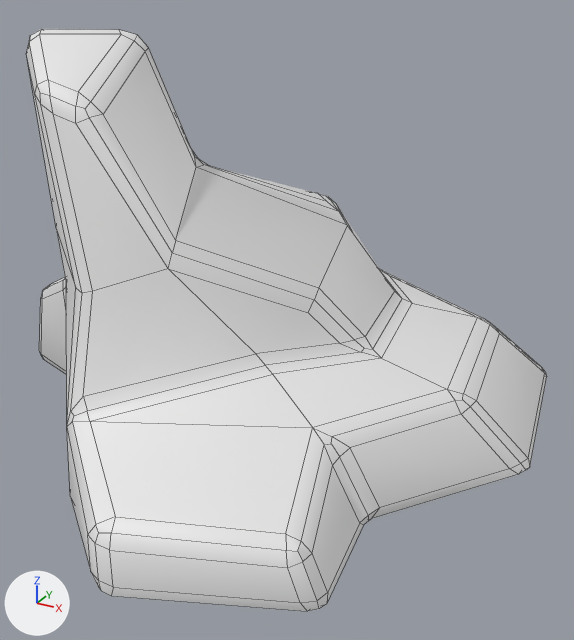
The FBX model Assets/Environment/Props/Stones/Normal Rocks V1 FBX/Models/NormalRock8.fbx as it was, and as the next commit left it.
Both versions are drawn from a 50 mm lens placed at (1.24, -2.07, 1.37), pointed at (0.13, -0.06, 0.36). The lights are fixed; the arrows at lower left show +X, +Y and +Z. The first picture is the older version. Mesh edges are drawn as thin lines.

In view in the first picture: 'NormalRock8'.
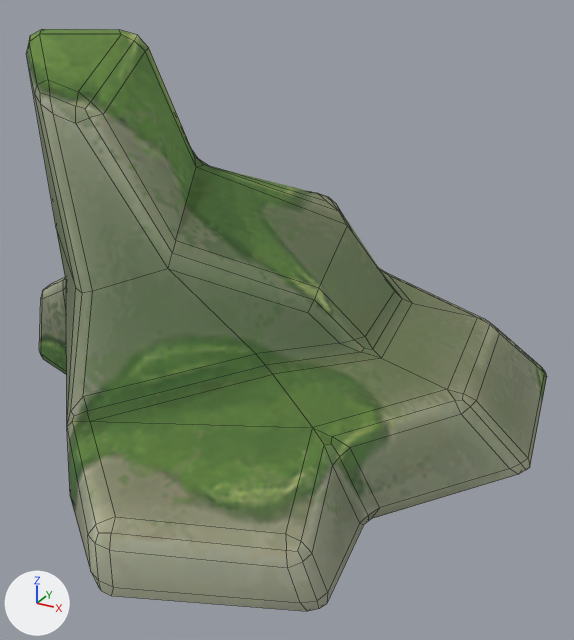
Where the newer file only moved an object's origin or applied its transform, the numbers keep the older frame.

Changed parts and their boxes [x1, y1, x2, y2] in the pictures (574 x 640 px):
'NormalRock8', recoloured (white to green): [26, 29, 547, 611] in both

What changed in the scene script:
```text
Add img_final_mossy_rocks_basecolor_png:
    img_final_mossy_rocks_basecolor_png = load_image('Final_Mossy Rocks_BaseColor.png', '../../Mossy Rocks FBX/Textures/Final_Mossy Rocks_BaseColor.png', 1024, 1024, 'sRGB')
Add mat_material_001:
    mat_material_001 = principled_material('Material.001')
    mat_material_001.texture = img_final_mossy_rocks_basecolor_png
    mat_material_001.roughness = 1.0
Change me_cube_020:
    where me_cube_020.from_pydata(...)  # 271 vertices, 270 faces; spans x -0.97..0.91, y -0.99..0.94, z 0.0..1.22
    add me_cube_020.materials.append(mat_material_001)  # picture img_final_mossy_rocks_basecolor_png
```
